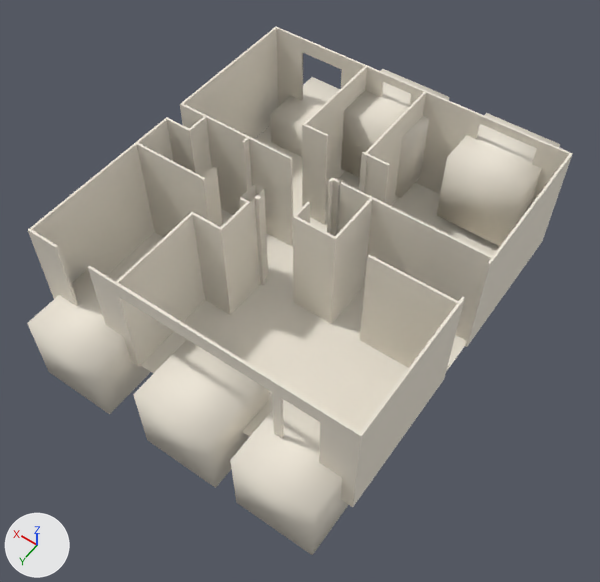
Two versions of the glTF model public/models/casa.glb, one commit apart.
Camera for both pictures: a camera (50 mm lens) standing at (-5.29, 9.79, 15.96) and looking at (1.79, -0.12, 0.4). Arrows for +X, +Y and +Z are at lower left; the lights stay in place. The picture after the commit comes second. Where no turn or scale is listed for an object, it has been applied to the vertices. Vertices at exactly the same position are counted once.

Names of what the first picture shows: 'Room.001', 'Room.014', 'Window Mullion 1Sash', 'Window Single', 'Window Single.001', 'Window Single.002', 'Window Sliding Mullion', 'Window Stulp'.
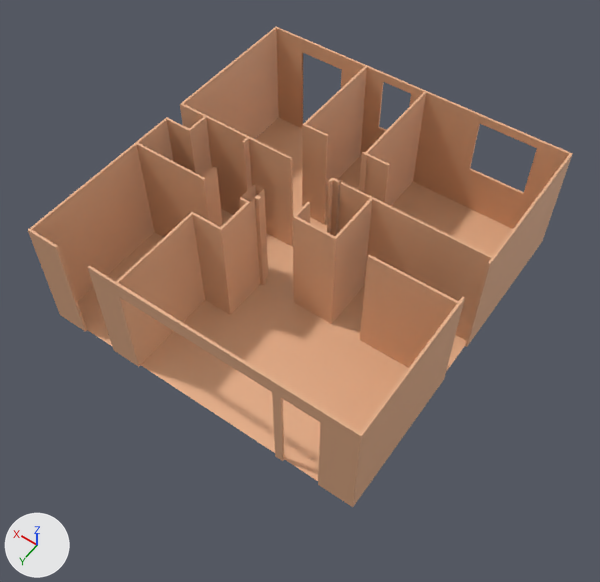
Commit message: Aggiorna il modello 3D con la versione con materiale terracotta di base

Where the newer file only moved an object's origin or applied its transform, the numbers keep the older frame.

Location of each change, [x1, y1, x2, y2] in pixels of the pictures (600 x 582 px; the box of a moved part takes in the faces that stretch with it):
'Window Sliding Mullion', deleted (pale yellow): before [133, 339, 269, 488]
'Window Single.001', deleted (pale yellow): before [230, 399, 348, 555]
'Window Stulp', deleted (pale yellow): before [436, 113, 560, 246]
'Window Single.002', deleted (pale yellow): before [27, 270, 150, 414]
'Window Single', deleted (pale yellow): before [341, 69, 449, 198]
'Window Mullion 1Sash', deleted (pale yellow): before [270, 77, 340, 157]
part 1 of me_room_017, moved or reshaped: [242, 184, 256, 202] in both
part 2 of me_room_017, recoloured (pale yellow to beige): [28, 27, 573, 507] in both
part 3 of me_room_025, recoloured (pale yellow to beige): before [107, 126, 500, 437]; after [78, 118, 513, 481]

The edits, one by one:
Material 'Material.001' (mat_material_001) is new.
Its base color is (0.803, 0.437, 0.252) (beige #e7b189).
me_room_017 is used by ob_room_014; location (2.06, -0.87, 1.5).
Verts and faces of me_room_017; kept vertices keep their numbers, new ones are numbered from 331.
Before the commit, vertices of me_room_017: 85 (1.08, 1.05, 1.5) at pixel (241, 197), 94 (1.08, 1.05, -1.5), 191 (1.08, 0.55, 1.5) at pixel (255, 183), 192 (1.08, 0.55, -1.5).
me_room_017 had 331 vertices, 632 faces and spanned x -4.19..4.19, y -4.41..4.41, z -1.5..1.5.
me_room_017 now has 333 vertices, 632 faces and spans x -4.19..4.19, y -4.41..4.41, z -1.5..1.5.
Part 1, on me_room_017:
Faces deleted: (85, 191, 192), (85, 192, 94).
New vertex 331 is at (1.08, 1.05, 1.5), pixel (241, 197).
New vertex 332 is at (1.08, 1.05, -1.5).
New faces: (191, 192, 331), (192, 332, 331).
me_room_017 part 2: 630 faces spanning x -4.19..4.19, y -4.41..4.41, z -1.5..1.5 switch from mat_pareti (pale yellow #f0e8da) to mat_material_001 (beige #e7b189).
me_room_025 has 4 vertices, 2 faces and spans x -4.13..4.13, y -4.35..4.35, z 0.0.
me_room_025 is used by ob_room_001; location (2.06, -0.87, 0.0).
me_room_025 part 3: 2 faces spanning x -4.13..4.13, y -4.35..4.35, z 0.0 switch from mat_pareti (pale yellow #f0e8da) to mat_material_001 (beige #e7b189).
Object 'Window Stulp' (ob_window_stulp) is deleted.
Object 'Window Single' (ob_window_single) is deleted.
Object 'Window Mullion 1Sash' (ob_window_mullion_1sash) is deleted.
Object 'Window Single.001' (ob_window_single_001) is deleted.
Object 'Window Sliding Mullion' (ob_window_sliding_mullion) is deleted.
Object 'Window Single.002' (ob_window_single_002) is deleted.
